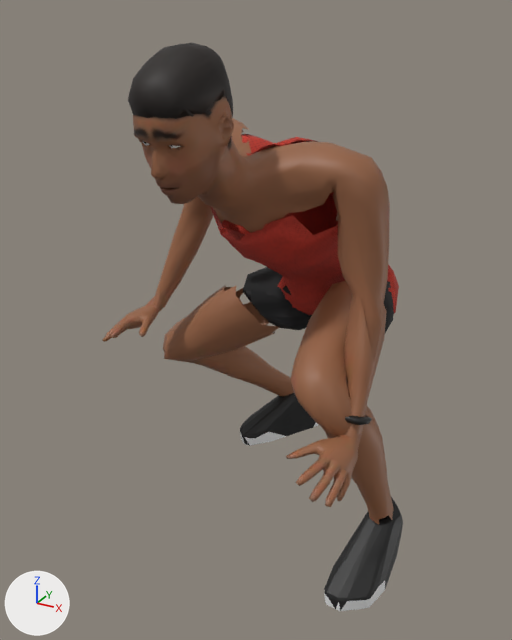
One commit to the glTF model characters/exports/gym_jono_crowd.glb: the scene before it, then after it.
One viewpoint serves both versions: a camera (50 mm lens) standing at (0.628, -1.45, 1.216) and looking at (-0.113, -0.103, 0.543). Arrows for +X, +Y and +Z are at lower left; the lights stay in place. The picture after the commit comes second. Both versions are drawn at frame 0 of the action 'jump'; the numbers are the values there. Vertices at exactly the same position are counted once.

The older version as bpy lines, for what is in view:
```python
me_gym_jono_body_013 = bpy.data.meshes.new('gym_jono_body.013')
me_gym_jono_body_013.from_pydata(...)  # 2571 vertices, 4956 faces; spans x -0.501..0.291, y -0.476..0.361, z 0.001..1.162
# faces by material slot: [2599, 308, 630, 557, 314, 321, 167, 60]
me_gym_jono_body_013.materials.append(mat_skin_gym_jono_body_001)
me_gym_jono_body_013.materials.append(mat_eye_3a2a1e_001)
me_gym_jono_body_013.materials.append(mat_hairbaked_crop_1a120c_001)
me_gym_jono_body_013.materials.append(mat_cloth_singlet_d23b2a_001)
me_gym_jono_body_013.materials.append(mat_cloth_run_shorts_141416_001)
me_gym_jono_body_013.materials.append(mat_sneakerupper_1a1a1a_001)
me_gym_jono_body_013.materials.append(mat_sneakersole_f2f2f2_001)
me_gym_jono_body_013.materials.append(mat_watch_001)
ob_gym_jono_crowd = bpy.data.objects.new('gym_jono_crowd', me_gym_jono_body_013)
ob_gym_jono_crowd.location = (0.0, 0.0, 0.0)
```
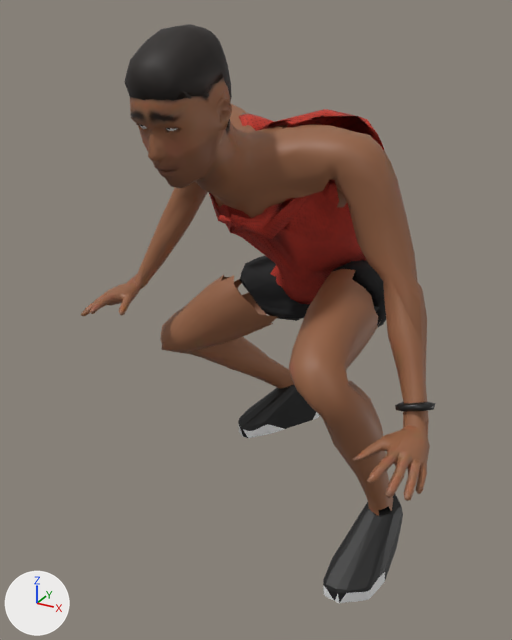
Boxes [x1, y1, x2, y2] around the edits, measured in the pictures (512 x 640 px; the box of a moved part takes in the faces that stretch with it):
'gym_jono_crowd', reshaped (18% wider)
    before: [102, 43, 403, 611]
    after: [81, 24, 436, 603]
part 1 of me_gym_jono_body_013, moved or reshaped
    before: [163, 285, 294, 396]
    after: [160, 275, 294, 389]
part 2 of me_gym_jono_body_013, moved or reshaped
    before: [291, 281, 394, 524]
    after: [289, 269, 393, 516]
part 3 of me_gym_jono_body_013, moved or reshaped
    before: [128, 43, 233, 144]
    after: [125, 24, 232, 128]
part 4 of me_gym_jono_body_013, moved or reshaped
    before: [324, 497, 403, 611]
    after: [323, 494, 403, 603]
part 5 of me_gym_jono_body_013, moved or reshaped
    before: [240, 393, 319, 446]
    after: [238, 384, 320, 438]
part 6 of me_gym_jono_body_013, moved or reshaped
    before: [345, 415, 372, 425]
    after: [395, 401, 436, 412]
part 7 of me_gym_jono_body_013, moved or reshaped
    before: [102, 95, 399, 507]
    after: [81, 78, 430, 501]

The change, as a diff of the scene's bpy script:
```diff
--- a/characters/exports/gym_jono_crowd.glb.py
+++ b/characters/exports/gym_jono_crowd.glb.py
@@ me_gym_jono_body_013 @@
 # used by ob_gym_jono_crowd; location = (0.0, 0.0, 0.0)
-me_gym_jono_body_013.from_pydata(...)  # 2571 vertices, 4956 faces; spans x -0.501..0.291, y -0.476..0.361, z 0.001..1.162
+me_gym_jono_body_013.from_pydata(...)  # 2571 vertices, 4956 faces; spans x -0.558..0.391, y -0.482..0.352, z 0.033..1.191
+# me_gym_jono_body_013 part 1: the loose piece of 159 vertices spanning x -0.476..-0.123, y -0.038..0.312, z 0.107..0.564 is moved by (0.0, -0.01, 0.032)
+# me_gym_jono_body_013 part 2: the loose piece of 160 vertices spanning x 0.003..0.27, y -0.358..-0.008, z 0.119..0.665 is moved by (0.0, -0.01, 0.032)
+# me_gym_jono_body_013 part 3: the loose piece of 295 vertices spanning x -0.187..-0.037, y -0.476..-0.264, z 0.985..1.162 is moved by (0.001, -0.007, 0.029)
+# me_gym_jono_body_013 part 4: the loose piece of 124 vertices spanning x 0.174..0.291, y -0.335..-0.061, z 0.001..0.153 is moved by (0.0, -0.01, 0.032)
+# me_gym_jono_body_013 part 5: the loose piece of 124 vertices spanning x -0.319..-0.11, y 0.129..0.361, z 0.003..0.154 is moved by (0.0, -0.01, 0.032)
+# me_gym_jono_body_013 part 6: the loose piece of 30 vertices spanning x 0.169..0.245, y -0.315..-0.245, z 0.447..0.483 is turned -15.7 degrees about the y axis through its middle, then moved by (0.123, -0.007, 0.064)
+# me_gym_jono_body_013 part 7: 1653 of 2571 vertices moved; they spanned x -0.501..0.244, y -0.472..0.226, z 0.359..1.151 and now span x -0.558..0.391, y -0.479..0.217, z 0.435..1.18; mean shift (0.012, -0.007, 0.04); largest move (-0.09, -0.116, 0.689) -> (-0.08, -0.265, 0.841)
+# other edits to the shape of me_gym_jono_body_013 do not show in these pictures
 me_gym_jono_body_013.materials.append(mat_skin_gym_jono_body_001)
```
